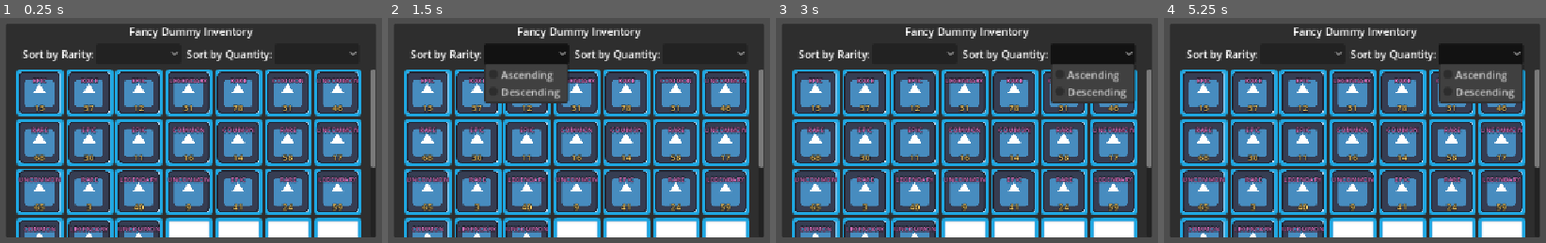
Above: before the commit, frames 1-4 (left to right).
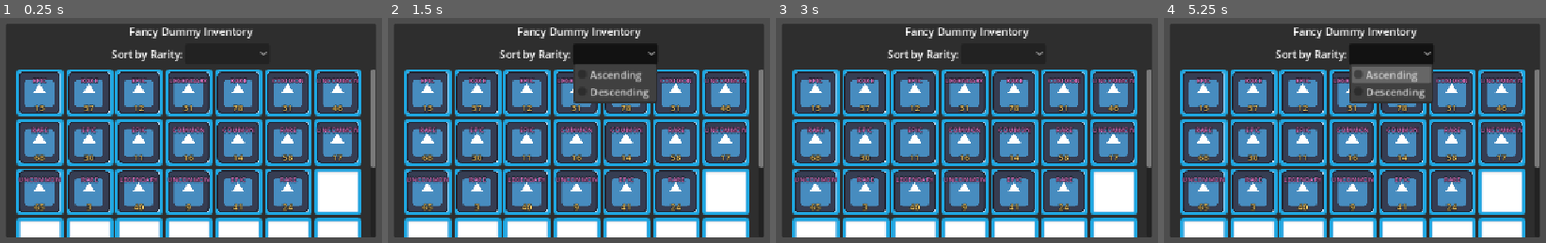
Above: after the commit, the same moments.

Repository: Dodoveloper/godot-reusable-ui-components
Game: Godot game, scene res://demos/inventory_demo/inventory_demo.tscn
The game is run twice, just before and just after one commit, with the same random seed, the same clock (stepped at 60 frames per second) and the same inputs. The project has no main scene, so this scene is started directly. The engine's default icon, where the game draws it, is replaced by a stand-in: a white triangle on a blue panel in a dark square.
Inputs (mouse positions are in pixels of both pictures, inside the frame that each line leads up to; where the layout moved, square brackets give the same spot in the first picture):
- Up to frame 1 (0.25 s): no input
- Up to frame 2 (1.5 s): click (705, 54) at 0.52 s; click (617, 54) [525, 54] at 1.25 s
- Up to frame 3 (3 s): click (1005, 54) [913, 54] at 2 s; click (1093, 54) at 2.77 s
- Up to frame 4 (5.25 s): click (1393, 54) [1301, 54] at 3.5 s; click (1481, 54) at 4.27 s; tap Enter at 5 s

The runs differ from the first frame. In frame 1, 5.9% of the frame differs, in the area x 4-94%, y 13-98%; in frame 2, 14%; in frame 3, 10%; in frame 4, 15%, in the area x 4-95%, y 12-98%.

Commit message:
feat: added batch-loading to inventory demo

Diff:
--- a/demos/inventory_demo/inventory_demo.gd
+++ b/demos/inventory_demo/inventory_demo.gd
@@ -1,18 +1,33 @@
 extends PanelContainer
 
 
-const DUMMY_ITEM_COUNT := 24
+const DUMMY_ITEM_COUNT := 100
+const PAGE_SIZE := 20
+const SCROLL_LOAD_THRESHOLD := 0.5
+const SLOTS_PER_ROW := 7
+const MIN_TEXTURE_REPEATER_SLOTS := 42
 
 @onready var _sort_by_rarity_button: OptionButton = %SortByRarityButton
-@onready var _sort_by_quantity_button: OptionButton = %SortByQuantityButton
 @onready var _item_list_display: ListDisplay = %ItemListDisplay
+@onready var _scroll_container: ScrollContainer = %ScrollContainer
+@onready var _texture_repeater: TextureRepeater = %TextureRepeater
+
+## Tracks sort direction for rarity filter. -1 means not yet active/touched by user.
+var _rarity_dir: int = -1
+## How many items are currently allowed to be rendered (batch loading).
+var _current_visible_count := PAGE_SIZE
 
 
 func _ready() -> void:
 	_item_list_display.set_elements(_generate_dummy_items(DUMMY_ITEM_COUNT))
+	_item_list_display.set_visible_count(_current_visible_count)
+	_update_texture_repeater_slots(mini(_current_visible_count, DUMMY_ITEM_COUNT))
 
 	_sort_by_rarity_button.item_selected.connect(_on_sort_by_rarity_button_item_selected)
-	_sort_by_quantity_button.item_selected.connect(_on_sort_by_quantity_button_item_selected)
+
+	# Set up scroll-triggered batch loading
+	var scroll_bar := _scroll_container.get_v_scroll_bar()
+	scroll_bar.scrolling.connect(_on_scroll_container_scrolling.bind(scroll_bar))
 
 
 ## Generates an array of dummy inventory items for demo purposes.
@@ -23,43 +38,43 @@
 	return items
 
 
-func _on_sort_by_rarity_button_item_selected(index: int) -> void:
-	if index == 0:
-		_on_sort_rarity_asc_pressed()
-	else:
-		_on_sort_rarity_desc_pressed()
+func _load_next_batch() -> void:
+	if _item_list_display.is_fully_loaded():
+		return
+
+	_current_visible_count += PAGE_SIZE
+	_item_list_display.set_visible_count(_current_visible_count)
+	_update_texture_repeater_slots(mini(_current_visible_count, DUMMY_ITEM_COUNT))
 
 
-func _on_sort_by_quantity_button_item_selected(index: int) -> void:
-	if index == 0:
-		_on_sort_quantity_asc_pressed()
-	else:
-		_on_sort_quantity_desc_pressed()
-
-
-func _on_sort_rarity_asc_pressed() -> void:
+func _on_sort_by_rarity_button_item_selected(index: int) -> void:
+	var dir: int = ListDisplay.SortDir.ASC if index == 0 else ListDisplay.SortDir.DESC
+	_rarity_dir = dir
 	_item_list_display.set_sort_rules([
-		{"field": "rarity", "dir": ListDisplay.SortDir.ASC},
+		{"field": "rarity", "dir": dir},
 		{"field": "id", "dir": ListDisplay.SortDir.ASC}
 	])
 
 
-func _on_sort_rarity_desc_pressed() -> void:
-	_item_list_display.set_sort_rules([
-		{"field": "rarity", "dir": ListDisplay.SortDir.DESC},
-		{"field": "id", "dir": ListDisplay.SortDir.ASC}
-	])
+func _on_scroll_container_scrolling(scroll_bar: ScrollBar) -> void:
+	if _item_list_display.is_fully_loaded():
+		return
+
+	var scroll_pos := _scroll_container.scroll_vertical
+	var container_size := _scroll_container.size.y
+	var max_scroll: float = scroll_bar.max_value - container_size
+	# If the content is shorter than the container, load everything immediately
+	if max_scroll <= 0.0:
+		_load_next_batch()
+		return
+
+	var threshold_px: float = container_size * SCROLL_LOAD_THRESHOLD
+	if scroll_pos >= max_scroll - threshold_px:
+		_load_next_batch()
 
 
-func _on_sort_quantity_asc_pressed() -> void:
-	_item_list_display.set_sort_rules([
-		{"field": "quantity", "dir": ListDisplay.SortDir.ASC},
-		{"field": "id", "dir": ListDisplay.SortDir.ASC}
-	])
-
-
-func _on_sort_quantity_desc_pressed() -> void:
-	_item_list_display.set_sort_rules([
-		{"field": "quantity", "dir": ListDisplay.SortDir.DESC},
-		{"field": "id", "dir": ListDisplay.SortDir.ASC}
-	])
+## Updates the texture repeater to accommodate [param item_count] items.
+func _update_texture_repeater_slots(item_count: int) -> void:
+	var rows := ceili(float(item_count) / SLOTS_PER_ROW)
+	var required_slots := rows * SLOTS_PER_ROW
+	_texture_repeater.node_count = maxi(required_slots, MIN_TEXTURE_REPEATER_SLOTS)
--- a/demos/inventory_demo/inventory_demo.tscn
+++ b/demos/inventory_demo/inventory_demo.tscn
@@ -49,23 +49,8 @@
 popup/item_1/text = "Descending"
 popup/item_1/id = 1
 
-[node name="Quantity" type="HBoxContainer" parent="VBoxContainer/HBoxContainer" unique_id=1371276577]
-layout_mode = 2
-
-[node name="Label" type="Label" parent="VBoxContainer/HBoxContainer/Quantity" unique_id=1364797333]
-layout_mode = 2
-text = "Sort by Quantity:"
-
-[node name="SortByQuantityButton" type="OptionButton" parent="VBoxContainer/HBoxContainer/Quantity" unique_id=1229164359]
+[node name="ScrollContainer" type="ScrollContainer" parent="VBoxContainer" unique_id=760135423]
 unique_name_in_owner = true
-layout_mode = 2
-item_count = 2
-popup/item_0/text = "Ascending"
-popup/item_0/id = 0
-popup/item_1/text = "Descending"
-popup/item_1/id = 1
-
-[node name="ScrollContainer" type="ScrollContainer" parent="VBoxContainer" unique_id=760135423]
 layout_mode = 2
 size_flags_vertical = 3
 
